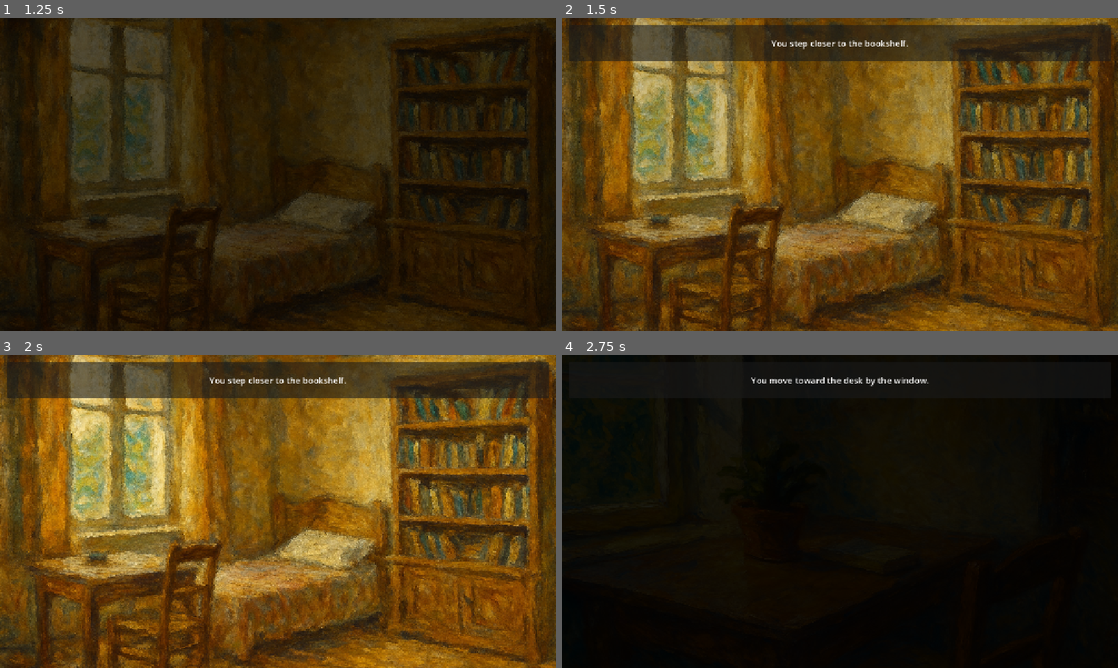
Above: before the commit, frames 1-4 (two rows, left to right).
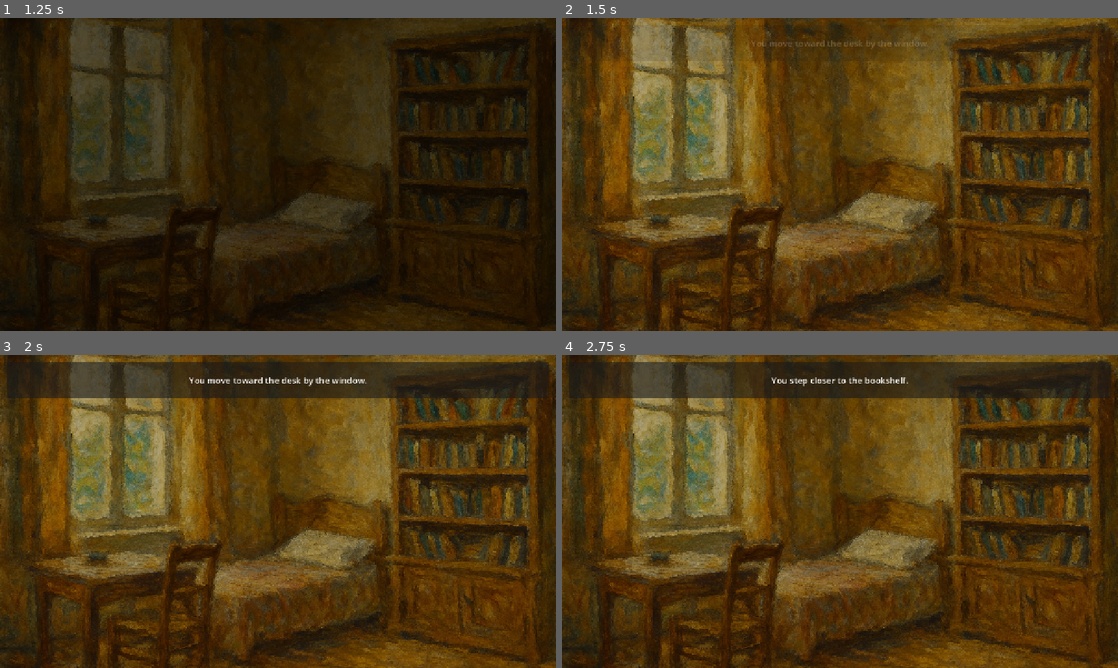
Above: after the commit, the same moments.

Repository: Cypaloma/Godot-ClickKit
Game: Godot game, scene res://demo/main.tscn
The game is run twice, just before and just after one commit, with the same random seed, the same clock (stepped at 60 frames per second) and the same inputs.
Inputs (mouse positions are in pixels of both pictures, inside the frame that each line leads up to):
- Up to frame 1 (1.25 s): click "Start Game" at 0.5 s
- Up to frame 2 (1.5 s): tap Enter at 1.25 s; move the mouse to (695, 262) at 1.27 s; click (695, 262) at 1.42 s
- Up to frame 3 (2 s): no input
- Up to frame 4 (2.75 s): tap Space at 2 s; move the mouse to (1106, 558) at 2.02 s; click (1106, 558) at 2.17 s

Frame 1 is identical in both runs. In frame 2, 16% of the frame differs, in the area x 3-99%, y 0-100%; in frame 3, 78%; in frame 4, 97%, in the area x 0-100%, y 0-100%.

Commit message:
Add auto-fade message box with configurable duration

Diff:
--- a/demo/rooms/Bedroom_main.tscn
+++ b/demo/rooms/Bedroom_main.tscn
@@ -5,16 +5,17 @@
 [ext_resource type="Script" uid="uid://dbmqcxdh7yxd8" path="res://scripts/Hotspot.gd" id="3"]
 
 [sub_resource type="RectangleShape2D" id="1"]
-size = Vector2(654, 733)
+size = Vector2(1205, 1114)
 
 [sub_resource type="RectangleShape2D" id="2"]
-size = Vector2(516, 975)
+size = Vector2(822.5, 483)
 
 [node name="Bedroom" type="Node2D"]
 script = ExtResource("1")
 room_id_override = &"bedroom"
 
 [node name="Background" type="Sprite2D" parent="."]
+scale = Vector2(0.84244794, 0.842448)
 texture = ExtResource("2")
 centered = false
 
@@ -26,16 +27,16 @@
 message = "You step closer to the bookshelf."
 
 [node name="CollisionShape2D" type="CollisionShape2D" parent="BookshelfHotspot"]
-position = Vector2(215, 290)
+position = Vector2(1286.5, -8)
 shape = SubResource("1")
 
 [node name="DeskHotspot" type="Area2D" parent="."]
-position = Vector2(1110, 360)
+position = Vector2(364, 598)
 script = ExtResource("3")
 id = &"desk_hotspot"
 target_room_id = &"desk"
 message = "You move toward the desk by the window."
 
 [node name="CollisionShape2D" type="CollisionShape2D" parent="DeskHotspot"]
-position = Vector2(178, 157.5)
+position = Vector2(-3, 42)
 shape = SubResource("2")
--- /dev/null
+++ b/demo/rooms/Menu.tscn
@@ -0,0 +1,39 @@
+[gd_scene load_steps=2 format=3 uid="uid://glaivlkycwl4"]
+
+[ext_resource type="Script" uid="uid://cndr5g0a2t6ka" path="res://scripts/Menu.gd" id="1"]
+
+[node name="Menu" type="Node2D"]
+script = ExtResource("1")
+
+[node name="CanvasLayer" type="CanvasLayer" parent="."]
+
+[node name="ColorRect" type="ColorRect" parent="CanvasLayer"]
+anchors_preset = 15
+anchor_right = 1.0
+anchor_bottom = 1.0
+grow_horizontal = 2
+grow_vertical = 2
+color = Color(0.1, 0.1, 0.1, 1)
+
+[node name="CenterContainer" type="CenterContainer" parent="CanvasLayer"]
+anchors_preset = 15
+anchor_right = 1.0
+anchor_bottom = 1.0
+grow_horizontal = 2
+grow_vertical = 2
+
+[node name="VBoxContainer" type="VBoxContainer" parent="CanvasLayer/CenterContainer"]
+layout_mode = 2
+theme_override_constants/separation = 20
+
+[node name="Title" type="Label" parent="CanvasLayer/CenterContainer/VBoxContainer"]
+layout_mode = 2
+theme_override_font_sizes/font_size = 64
+text = "Point & Click Demo"
+horizontal_alignment = 1
+
+[node name="StartButton" type="Button" parent="CanvasLayer/CenterContainer/VBoxContainer"]
+custom_minimum_size = Vector2(200, 60)
+layout_mode = 2
+theme_override_font_sizes/font_size = 32
+text = "Start Game"
--- a/scripts/Main.gd
+++ b/scripts/Main.gd
@@ -9,6 +9,7 @@
 @export var starting_room_id: StringName = &""
 @export var transition_duration: float = 0.5
 @export var background_image: Texture2D = null
+@export var message_display_duration: float = 3.0  ## How long messages stay on screen (0 = forever)
 
 @export_group("Cursors")
 @export_subgroup("Default")
@@ -31,6 +32,7 @@
 var _current_music: AudioStream = null
 var _active_tween: Tween
 var _rooms: Dictionary = {}  # Auto-populated from rooms_directory
+var _message_timer: Timer = null
 
 func _ready() -> void:
 	# Setup Background
@@ -48,6 +50,13 @@
 
 	# Setup UI
 	message_panel.hide()
+	message_panel.modulate = Color(1, 1, 1, 0)  # Start fully transparent
+
+	# Create message timer
+	_message_timer = Timer.new()
+	_message_timer.one_shot = true
+	_message_timer.timeout.connect(_fade_out_message)
+	add_child(_message_timer)
 
 	# Connect Signals
 	SignalBus.request_change_room.connect(_change_room)
@@ -171,8 +180,29 @@
 
 ## Displays a message in the UI overlay
 func _show_message(text: String) -> void:
+	if text.is_empty():
+		message_panel.hide()
+		message_panel.modulate = Color(1, 1, 1, 0)
+		return
+
 	message_label.text = text
-	message_panel.visible = not text.is_empty()
+	message_panel.show()
+
+	# Fade in
+	if _active_tween: _active_tween.kill()
+	_active_tween = create_tween()
+	_active_tween.tween_property(message_panel, "modulate", Color(1, 1, 1, 1), 0.3)
+
+	# Auto-hide after duration (if configured)
+	if message_display_duration > 0:
+		_message_timer.start(message_display_duration)
+
+func _fade_out_message() -> void:
+	if _active_tween: _active_tween.kill()
+	_active_tween = create_tween()
+	_active_tween.tween_property(message_panel, "modulate", Color(1, 1, 1, 0), 0.5)
+	await _active_tween.finished
+	message_panel.hide()
 
 ## Plays a sound effect
 func _play_sfx(stream: AudioStream) -> void:
--- a/templates/main_template.tscn
+++ b/templates/main_template.tscn
@@ -7,6 +7,7 @@
 script = ExtResource("1")
 rooms_directory = "res://rooms"
 starting_room_id = &"menu"
+message_display_duration = 3.0
 
 [node name="BackgroundLayer" type="CanvasLayer" parent="."]
 layer = -1
